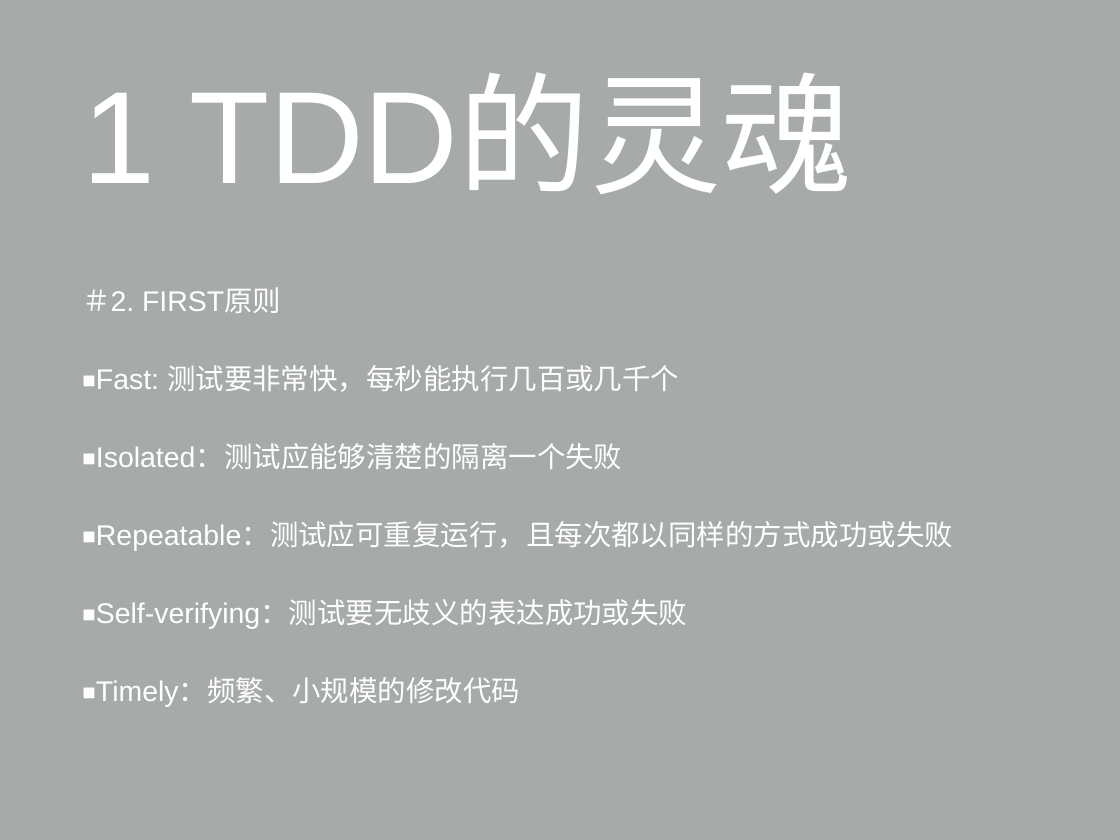
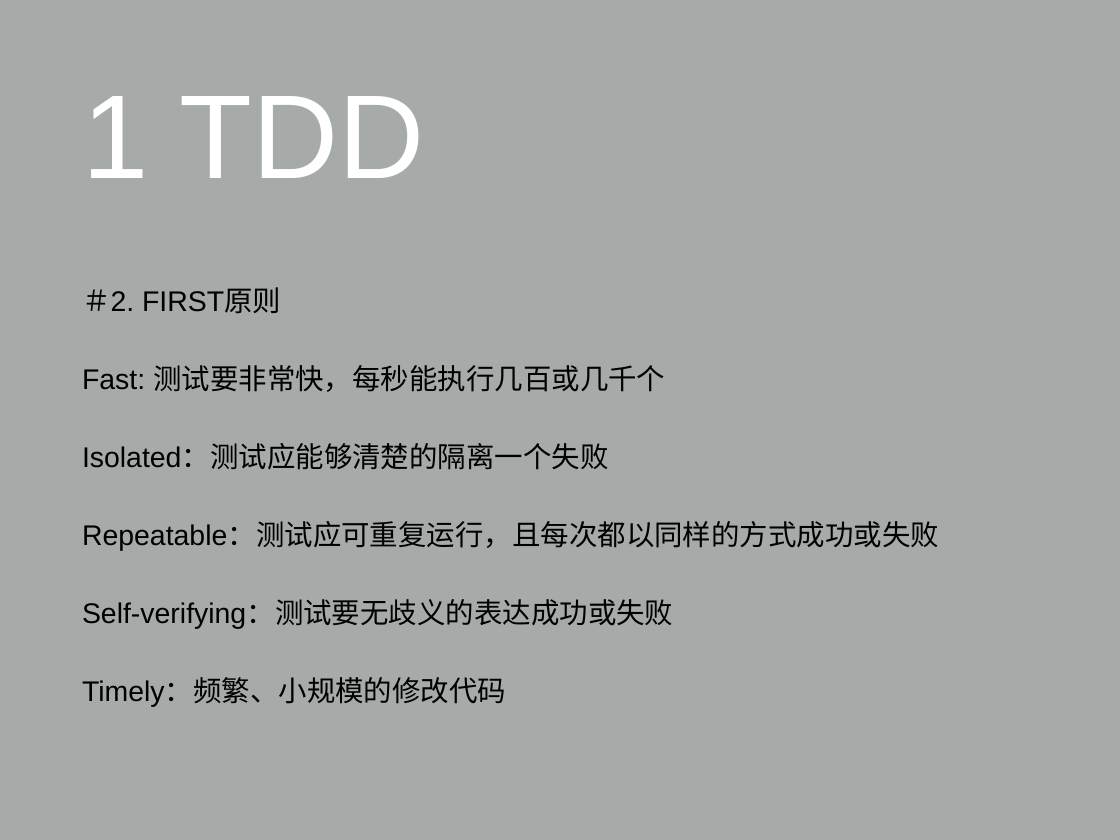
Before and after one commit to universsky/Clean_Code, a slide deck: slide 31 of 整洁的代码与规范_陈光剑2015-8-14.ppt. Drawn at 1120x840 pixels with LibreOffice and Linux fonts; fonts in the diff are those of the drawing. Boxes give left, top, right and bottom in pixels: in the first picture for what was removed or moved away, otherwise in the second. Text is boxed around its words. In the diff, an @@ line names an element or a change of style, - is before the commit and + after.

```diff
--- a/整洁的代码与规范_陈光剑2015-8-14.ppt
+++ b/整洁的代码与规范_陈光剑2015-8-14.ppt
@@ title at <box>82,96,424,178</box>: text changed; size 120 to 109 pt @@
-1 TDD的灵魂
+1 TDD
@@ text at <box>82,289,281,314</box>: text colour #FFFFFF to #000000 in "＃2. FIRST原则" @@
@@ text at <box>82,365,939,706</box>: text changed; text colour #FFFFFF to #000000 @@
-◾Fast: 测试要非常快，每秒能执行几百或几千个
-◾Isolated：测试应能够清楚的隔离一个失败
-◾Repeatable：测试应可重复运行，且每次都以同样的方式成功或失败
-◾Self-verifying：测试要无歧义的表达成功或失败
-◾Timely：频繁、小规模的修改代码
+Fast: 测试要非常快，每秒能执行几百或几千个
+Isolated：测试应能够清楚的隔离一个失败
+Repeatable：测试应可重复运行，且每次都以同样的方式成功或失败
+Self-verifying：测试要无歧义的表达成功或失败
+Timely：频繁、小规模的修改代码
```
Also in this commit, not shown: 44 other slides changed, 1 slide added, 4 other files.
